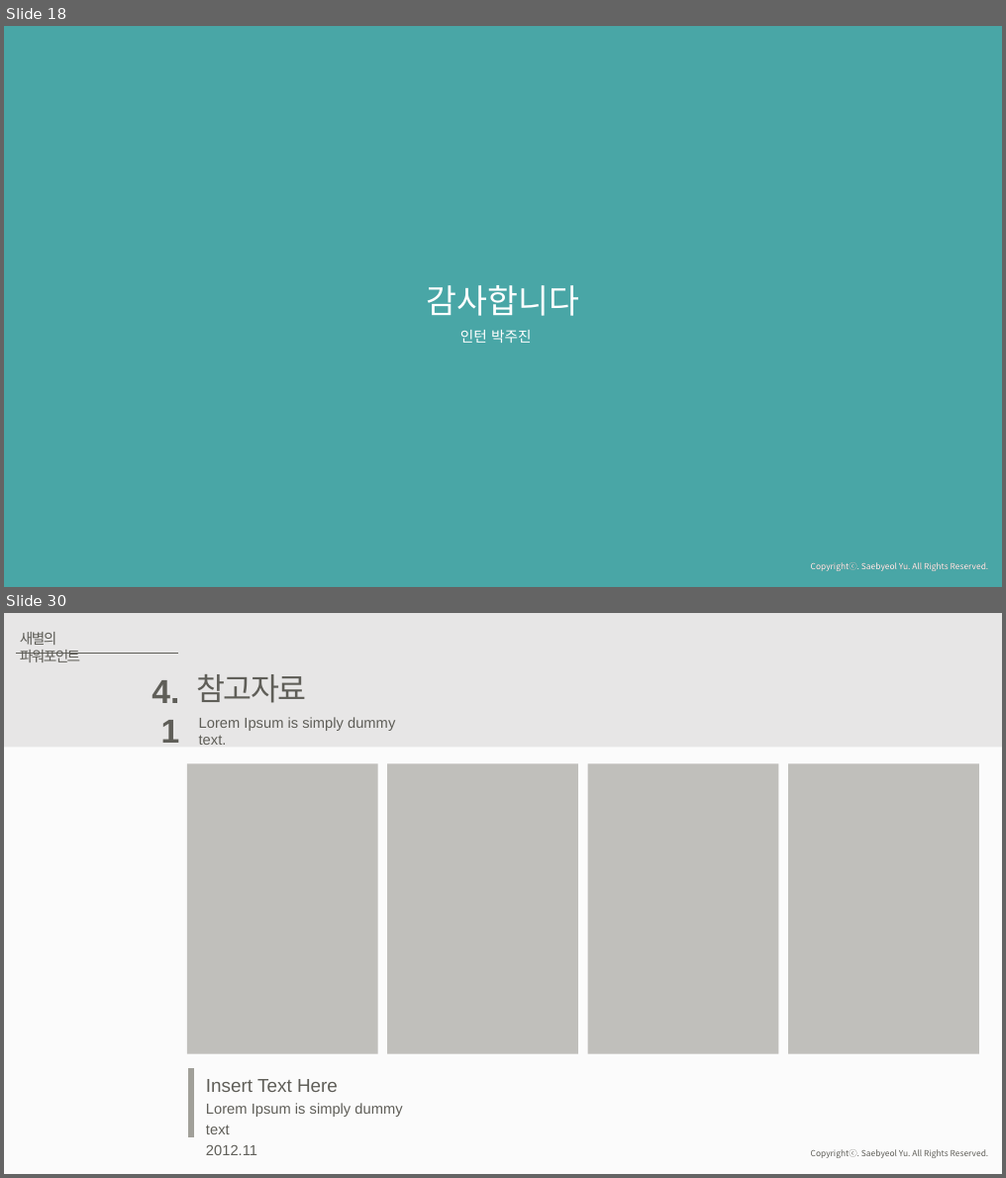
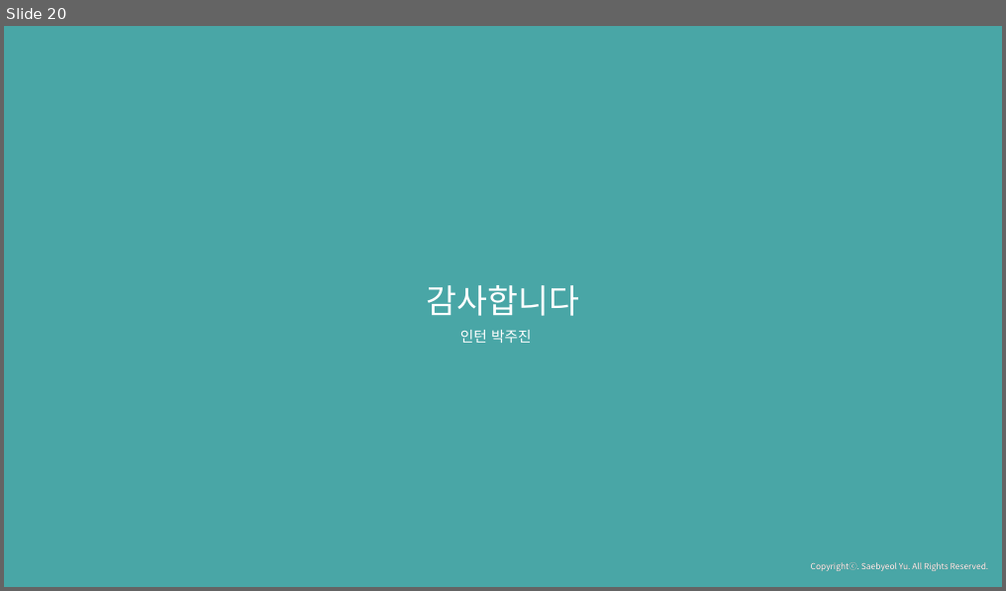
Before and after one commit to JuJinPark/interproject-process, a slide deck: 발표/internProject(20191010).pptx. Shown one above the other, each under a label of ours: slides 18 and 30 before the commit, slide 20 after it; the slides between them are not shown. The pictures are 1006x1178 and 1006x591 pixels, drawn with LibreOffice and Linux fonts; fonts in the diff are those of the drawing. Boxes give left, top, right and bottom in pixels: in the first picture for what was removed or moved away, otherwise in the second. Text is boxed around its words. In the diff, an @@ line names an element or a change of style, - is before the commit and + after.

```diff
--- a/발표/internProject(20191010).pptx
+++ b/발표/internProject(20191010).pptx
@@ slide 30 removed at box(4, 613, 1002, 1174), background #FBFBFB; not listed: 1 template element that a slide beside it also shows @@
@@ rectangle removed at box(4, 613, 1002, 747) @@
@@ text removed at box(20, 632, 80, 663) @@
-새별의 파워포인트
@@ line removed from (15, 654) to (178, 654) @@
@@ text removed at box(152, 680, 180, 743) @@
-4.1
@@ text removed at box(197, 674, 307, 703) @@
-참고자료
@@ text removed at box(199, 717, 395, 745) @@
-Lorem Ipsum is simply dummy text.
@@ rectangle removed at box(187, 764, 377, 1055) @@
@@ rectangle removed at box(387, 764, 578, 1055) @@
@@ rectangle removed at box(588, 764, 779, 1055) @@
@@ rectangle removed at box(788, 764, 979, 1055) @@
@@ line removed from (191, 1069) to (191, 1139) @@
@@ text removed at box(206, 1079, 402, 1156) @@
-Insert Text Here
-Lorem Ipsum is simply dummy text
-2012.11
@@ what was slide 18 is now slide 20 @@
```
Also in this commit, not shown: 14 slides changed, 2 slides added, 11 other slides removed, 3 other files.
